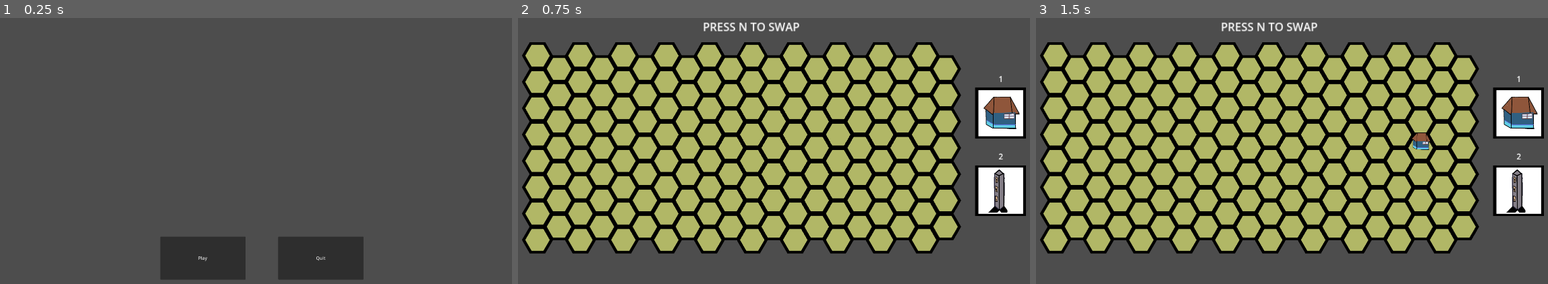
Above: before the commit, frames 1-3 (left to right).
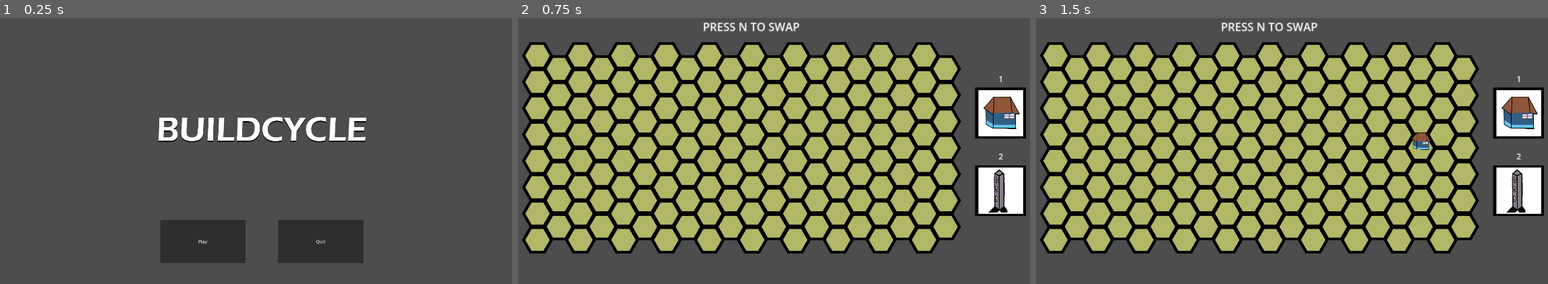
Above: after the commit, the same moments.

Repository: Rerric/BuildCycle
Game: Godot game, scene res://ryan_test_scene.tscn
Same seed, same stepped clock (60 frames per second), same inputs: the game is played once before the commit and once after it.
Inputs (mouse positions are in pixels of both pictures, inside the frame that each line leads up to):
- Up to frame 1 (0.25 s): no input
- Up to frame 2 (0.75 s): click "Play" at 0.5 s
- Up to frame 3 (1.5 s): tap N at 1.25, 1.35 s; move the mouse to (1409, 143) at 1.27 s; hold Right (ui_right) from 1.28 s (still down); click (1409, 143) at 1.42 s

The runs differ from the first frame. In frame 1, 5.9% of the frame differs, in the area x 30-72%, y 37-99%; in frame 2, nothing differs; in frame 3, nothing differs.

Commit message:
Added Titlecard

Diff:
--- a/ryan_test_scene.tscn
+++ b/ryan_test_scene.tscn
@@ -1,23 +1,28 @@
-[gd_scene load_steps=2 format=3 uid="uid://dvclk2213jh4g"]
+[gd_scene load_steps=3 format=3 uid="uid://dvclk2213jh4g"]
 
 [ext_resource type="Script" path="res://ryan_test_scene.gd" id="1_5tksy"]
+[ext_resource type="Texture2D" uid="uid://bsh6o17wqj5qn" path="res://Sprites/title.png" id="2_5laxx"]
 
 [node name="RyanTestScene" type="Node2D"]
 script = ExtResource("1_5tksy")
 
 [node name="Play" type="Button" parent="."]
 offset_left = 619.0
-offset_top = 824.0
+offset_top = 765.0
 offset_right = 923.0
-offset_bottom = 978.0
+offset_bottom = 919.0
 text = "Play"
 
 [node name="Quit" type="Button" parent="."]
 offset_left = 1039.0
-offset_top = 824.0
+offset_top = 765.0
 offset_right = 1343.0
-offset_bottom = 978.0
+offset_bottom = 919.0
 text = "Quit"
+
+[node name="Title" type="Sprite2D" parent="."]
+position = Vector2(982, 440)
+texture = ExtResource("2_5laxx")
 
 [connection signal="pressed" from="Play" to="." method="_on_play_pressed"]
 [connection signal="pressed" from="Quit" to="." method="_on_quit_pressed"]
Binary file added: Sprites/title.png
Not shown, added: Sprites/title.png.import
